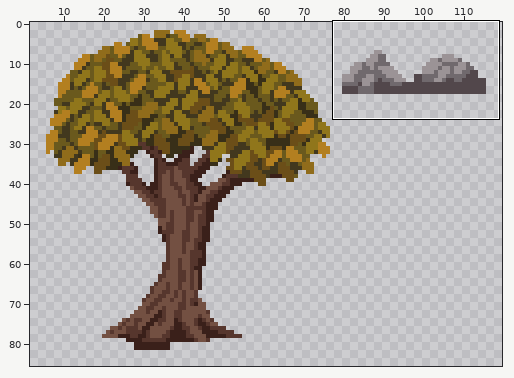
Two states of a sprite sheet, images/level_objects-sheet0.png. The first picture is a wide view before the edit; the outline marks the close-up.
Close-up. Before the commit:
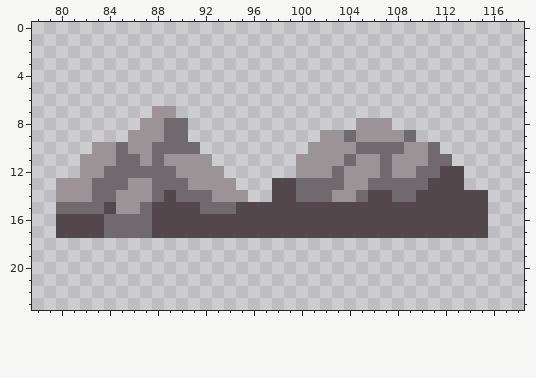
The file is 128x128 pixels. Colours within 5 levels of each other are drawn and written as one. Shown: x 78..118, y 0..23. The wide view leaves out empty margins.
The same view after the edit:
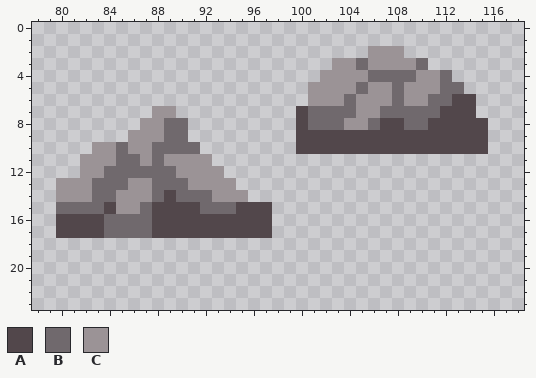
Palette (. is transparent): A #52474b  B #70696d  C #9b9396
Change:
The edit adds colour A in row 6 at x 113 to 114; in row 7 at x 100 and 112 to 114; in row 8 at x 100, 108 and 111 to 115; in row 9 at x 100 to 101 and 110 to 115; in row 10 at x 100 and 112 to 115.
Colour B gives way to colour A in row 9 at x 104 and 109; in row 10 at x 105 to 108 and 111.
Colour C gives way to colour A in row 8 at x 107; in row 9 at x 102 to 103 and 105 to 108; in row 10 at x 101 to 104 and 109 to 110.
The edit adds colour B in row 3 at x 105 and 110; in row 4 at x 106 to 109 and 112; in row 5 at x 105, 108 and 112 to 113; in row 6 at x 104, 108 and 111 to 112; in row 7 at x 101 to 104 and 107 to 111; in row 8 at x 101 to 103 and 109 to 110.
Colour C gives way to colour B in row 8 at x 106.
The edit adds colour C in row 2 at x 106 to 108; in row 3 at x 103 to 104 and 106 to 109; in row 4 at x 102 to 105 and 110 to 111; in row 5 at x 101 to 104, 106 to 107 and 109 to 111; in row 6 at x 101 to 103, 105 to 107 and 109 to 110; in row 7 at x 105 to 106.
The edit adds colour C in row 8 at x 104.
The author cleared colour A in row 12 at x 112 to 113; in row 13 at x 98 to 99 and 111 to 113; in row 14 at x 98 to 99, 106 to 107 and 110 to 115; in rows 15 to 17 at x 98 to 115.
The author cleared colour B in row 11 at x 104, 107 and 111 to 112; in row 12 at x 103, 107 and 110 to 111; in row 13 at x 100 to 103 and 106 to 110; in row 14 at x 100 to 102, 105 and 108 to 109.
The author cleared colour C in row 11 at x 100 to 103, 105 to 106 and 108 to 110; in row 12 at x 100 to 102, 104 to 106 and 108 to 109; in row 13 at x 104 to 105; in row 14 at x 103 to 104.
Pixel boxes of the changes (left, top, right, bottom) in both close-ups:
changed: (272, 46, 488, 238)
